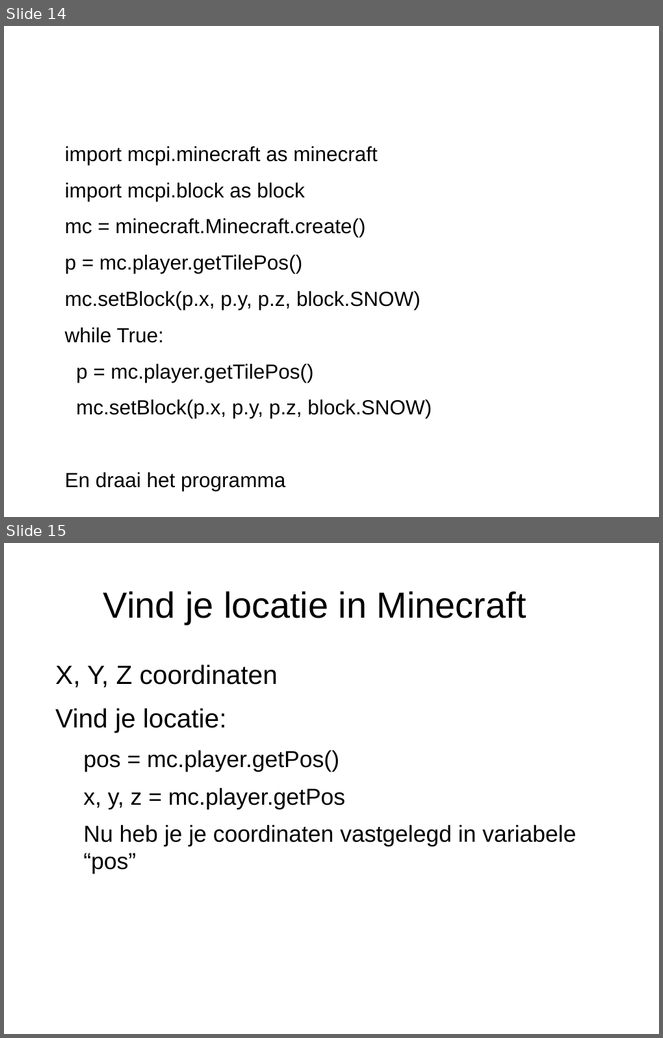
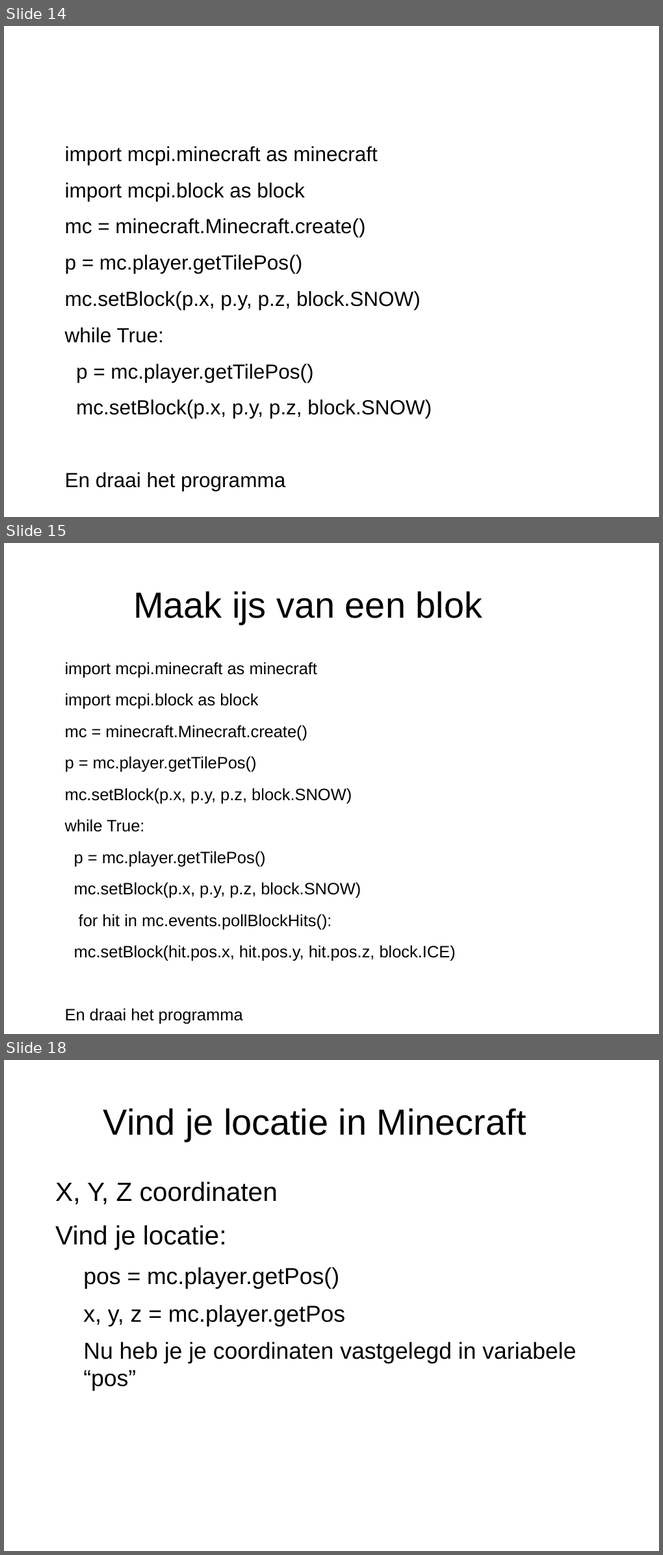
Before and after one commit to educaris/scratchBasis, a slide deck: Van kampen basis 7_1.odp. Shown one above the other, each under a label of ours: slides 14 and 15 before the commit, slides 14, 15 and 18 after it; the slides between them are not shown. The pictures are 663x1038 and 663x1555 pixels, drawn with LibreOffice and Linux fonts; fonts in the diff are those of the drawing; background and template pictures are left out. Boxes give left, top, right and bottom in pixels: in the first picture for what was removed or moved away, otherwise in the second. Text is boxed around its words. In the diff, an @@ line names an element or a change of style, - is before the commit and + after.

```diff
--- a/Van kampen basis 7_1.odp
+++ b/Van kampen basis 7_1.odp
@@ slide 15 added at (4,543,659,1034), background #FFFFFF @@
@@ title added at (133,591,482,624), 44 pt, text #000000 @@
+Maak ijs van een blok
@@ text added at (65,662,456,1025), 20 pt, text #000000 @@
+import mcpi.minecraft as minecraft
+import mcpi.block as block
+mc = minecraft.Minecraft.create()
+p = mc.player.getTilePos()
+mc.setBlock(p.x, p.y, p.z, block.SNOW)
+while True:
+p = mc.player.getTilePos()
+mc.setBlock(p.x, p.y, p.z, block.SNOW)
+for hit in mc.events.pollBlockHits():
+mc.setBlock(hit.pos.x, hit.pos.y, hit.pos.z, block.ICE)
+En draai het programma
@@ what was slide 15 is now slide 18 @@
```
Also in this commit, not shown: 2 other slides added.
